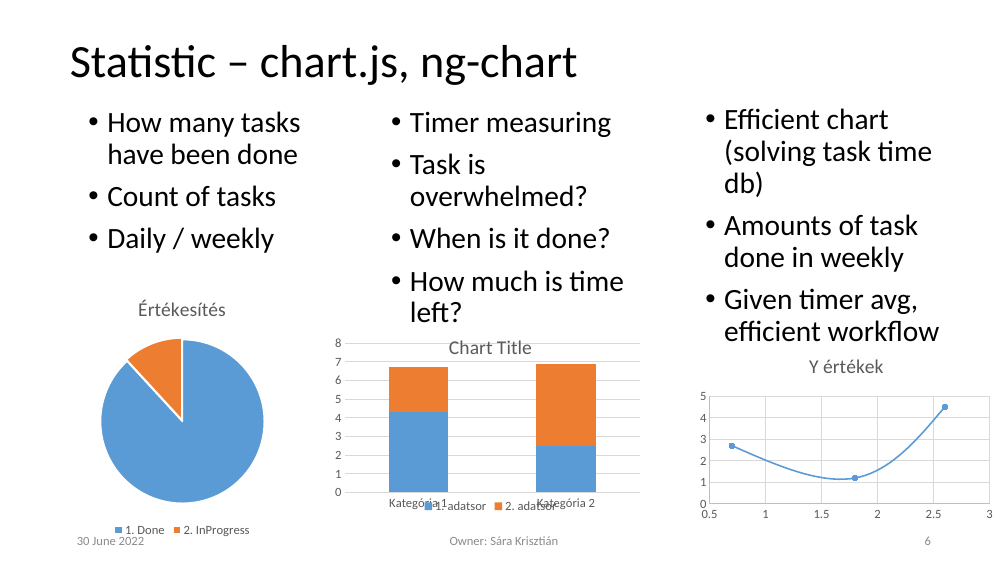
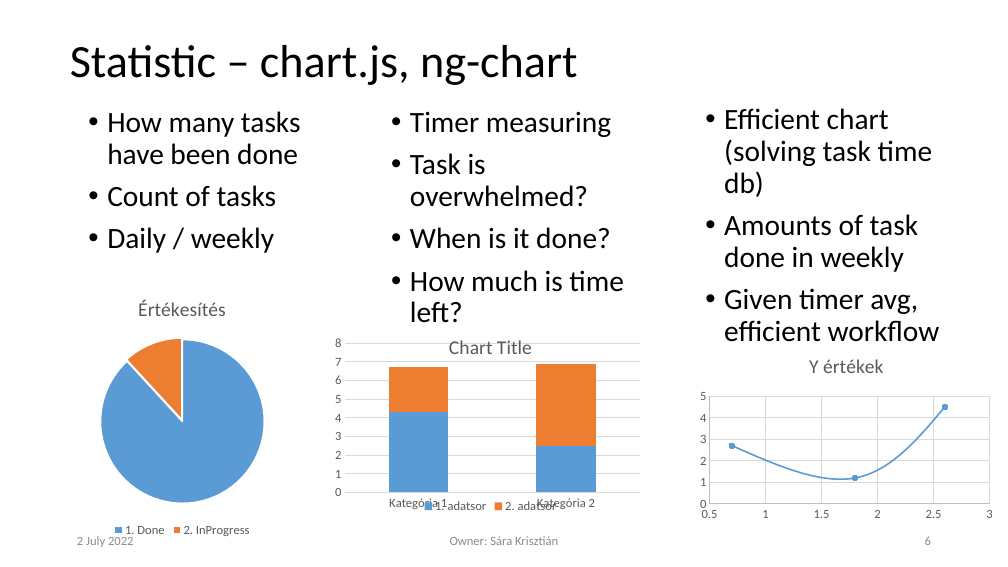
Before and after one commit to krisztian14testgit/ng-task-monitor, a slide deck: slide 6 of plan/TaskTracingApp.pptx. Drawn at 1008x567 pixels with LibreOffice and Linux fonts; fonts in the diff are those of the drawing; background and template pictures are left out. Boxes give left, top, right and bottom in pixels: in the first picture for what was removed or moved away, otherwise in the second. Text is boxed around its words. In the diff, an @@ line names an element or a change of style, - is before the commit and + after.

```diff
--- a/plan/TaskTracingApp.pptx
+++ b/plan/TaskTracingApp.pptx
@@ text at (x1=77, y1=536, x2=133, y2=547): text changed @@
-30 June 2022
+2 July 2022
```
Also in this commit, not shown: 8 other slides changed.
